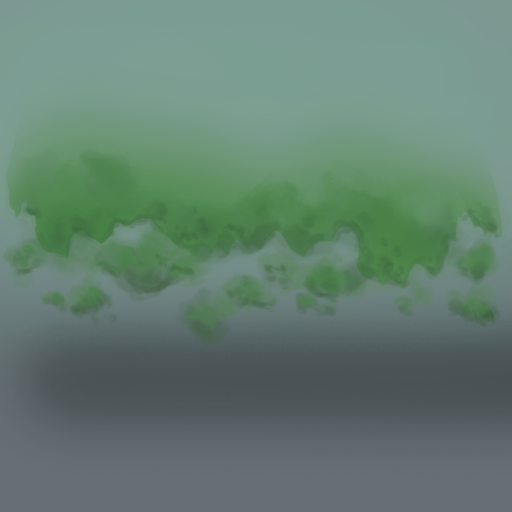
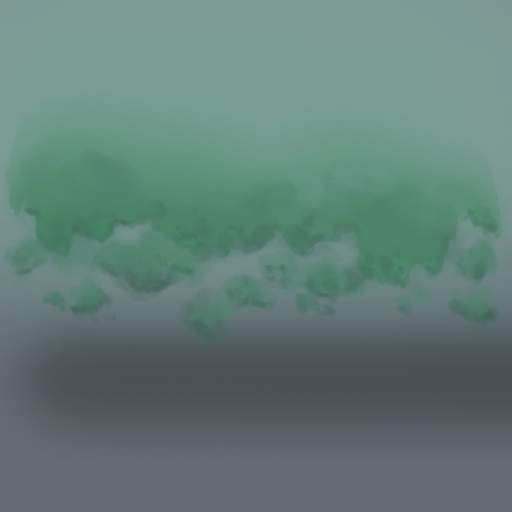
Layer changes from the first 512×512 image to the second:
painted on "Layer 3" over [0, 52, 512, 349]
painted on "Layer 1" over [0, 0, 512, 512]
